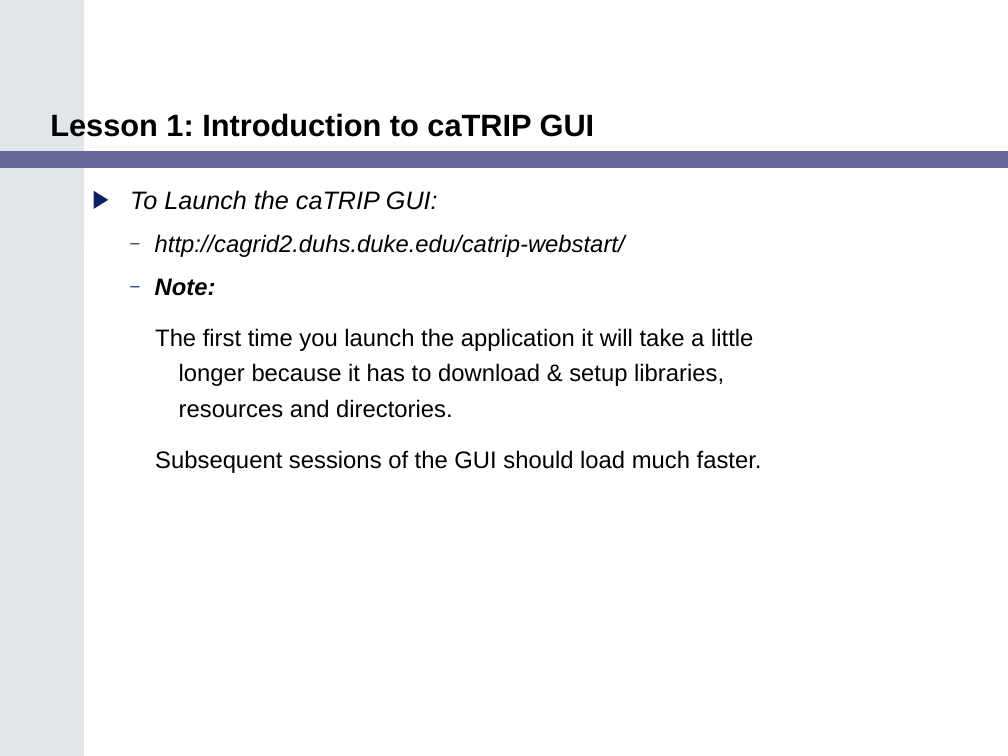
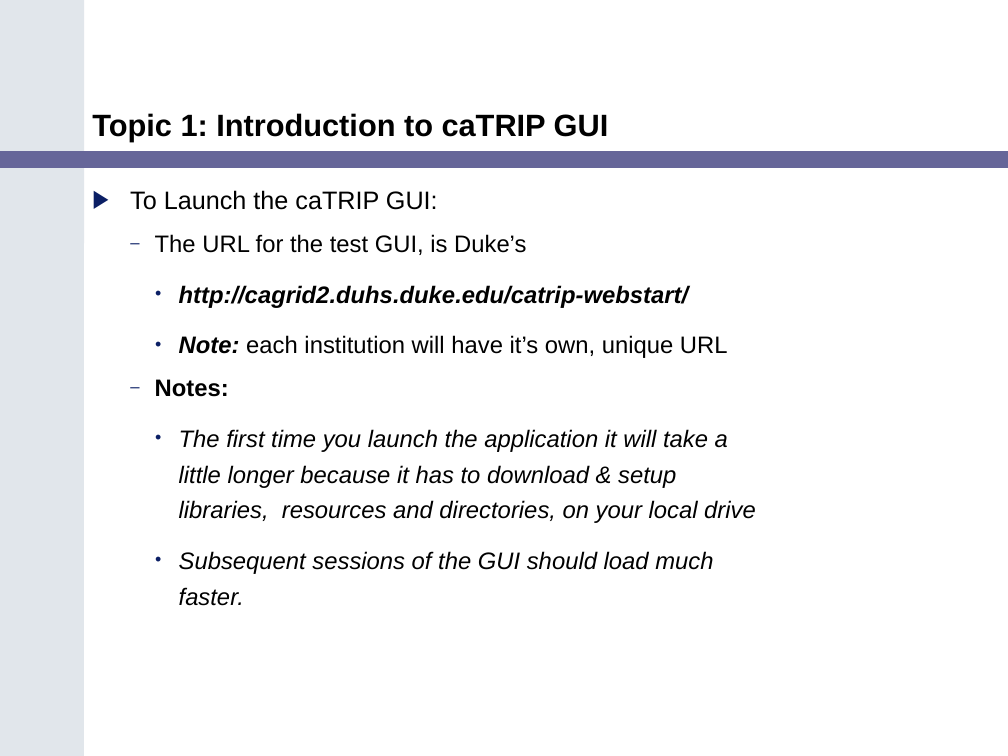
Before and after one commit to NCIP/catrip, a slide deck: slide 10 of catrip/documentation/training/caTRIP_Training_Module.ppt (slide 11 before the commit). Drawn at 1008x756 pixels with LibreOffice and Linux fonts; fonts in the diff are those of the drawing. Boxes give left, top, right and bottom in pixels: in the first picture for what was removed or moved away, otherwise in the second. Text is boxed around its words. In the diff, an @@ line names an element or a change of style, - is before the commit and + after.

```diff
--- a/catrip/documentation/training/caTRIP_Training_Module.ppt
+++ b/catrip/documentation/training/caTRIP_Training_Module.ppt
@@ title at <box>92,113,609,141</box>: text changed @@
-Lesson 1: Introduction to caTRIP GUI
+Topic 1: Introduction to caTRIP GUI
@@ text at <box>130,190,713,606</box>: italic off in "To Launch the caTRIP GUI:"; bold on in "http://cagrid2.duhs.duke.edu/catrip-webstart/"; italic on in "Subsequent sessions of the GUI should load ..."; bullet – to •; list level 2 to 3 in "http://cagrid2.duhs.duke.edu/catrip-webstart/"; bullet none to • @@
@@ text at <box>155,234,526,255</box>: paragraph added @@
+  – The URL for the test GUI, is Duke’s
@@ text at <box>155,335,756,523</box>: text changed; italic on @@
-  – Note:
-    The first time you launch the application it will take a little longer because it has to download & setup libraries, resources and directories.
+    • Note: each institution will have it’s own, unique URL
+  – Notes:
+    • The first time you launch the application it will take a little longer because it has to download & setup libraries, resources and directories, on your local drive
```
Also in this commit, not shown: 26 other slides changed, 6 slides added, 1 slide removed, 2 other files.
